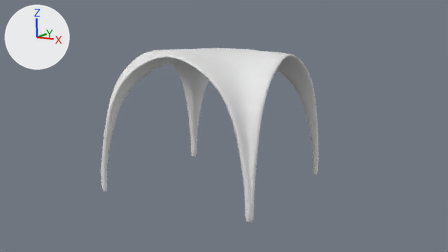
Two versions of the Blender file Assets/Meshes/Church Arch.blend, one commit apart.
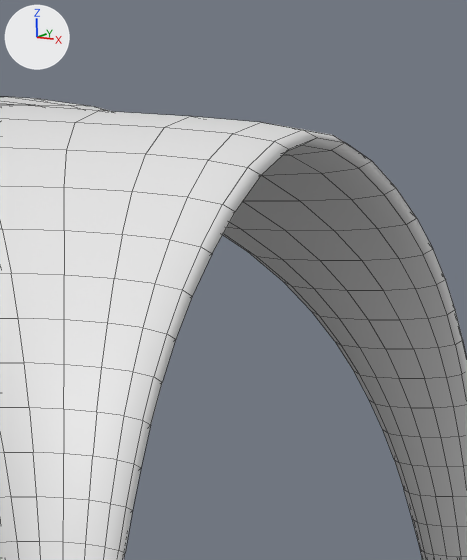
The first picture shows the older version from the file's camera 'Camera'. The close-ups show both versions on the part from 54% to 70% of the width and 14% to 47% of the height of that picture. The axes (+X, +Y, +Z) are drawn at upper left. The lights are the same throughout. The close-ups show mesh edges as thin lines.

Script lines for the objects in view, before the commit:
```python
me_church_arch = bpy.data.meshes.new('Church Arch')
me_church_arch.from_pydata(...)  # 178 vertices, 176 faces; spans x -4.0..4.0, y -4.0..4.0, z -3.5..3.5
me_church_arch.polygons.foreach_set('use_smooth', [True] * 176)
ob_church_arch = bpy.data.objects.new('Church Arch', me_church_arch)
ob_church_arch.location = (5.291, 4.0, 3.5)
ob_church_arch.rotation_euler = (0.0, 0.0, 3.142)  # degrees (0, 0, 180)
_m = ob_church_arch.modifiers.new('Subsurf', 'SUBSURF')
```
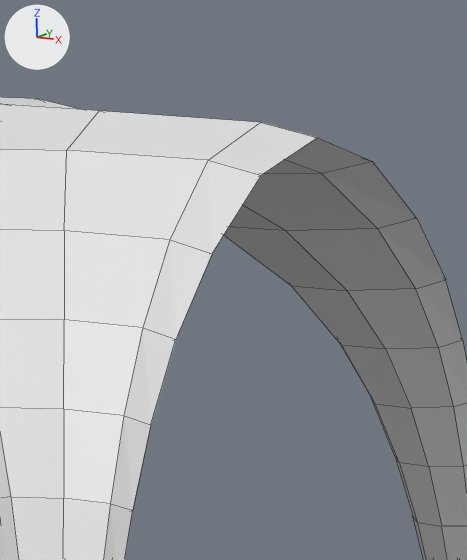
The change in detail:
me_church_arch has 178 vertices, 176 faces and spans x -4.0..4.0, y -4.0..4.0, z -3.5..3.5.
me_church_arch is used by ob_church_arch; location (5.291, 4.0, 3.5); rotation (0.0, 0.0, 3.142), in degrees (0, 0, 180).
me_church_arch part 1: all faces are now shaded flat (176 of 176 changed).
Object 'Church Arch' (ob_church_arch) has a SUBSURF modifier named 'Subsurf'.
Modifier setting: render_levels = 1.

What differs and where, as boxes [x1, y1, x2, y2] in the close-ups (467 x 560 px):
part 1 of me_church_arch, shading changed: [0, 97, 467, 560] in both
